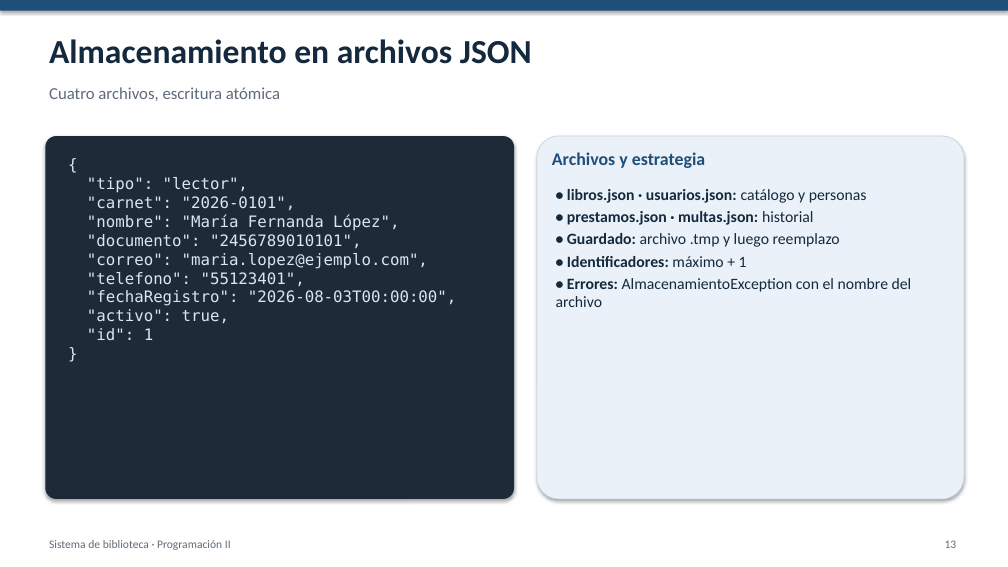
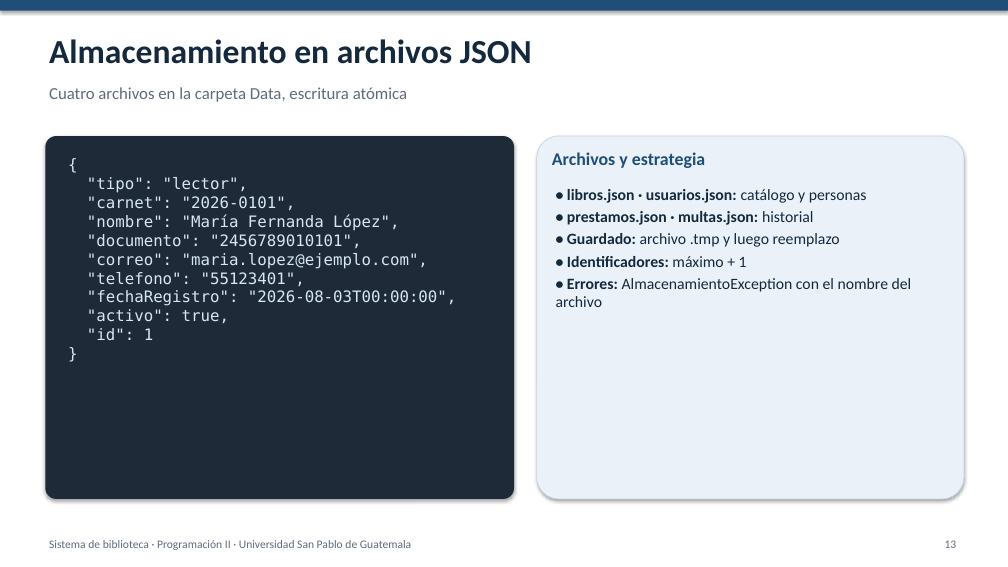
Before and after one commit to USPG-Angels-Workspace/sistema-biblioteca, a slide deck: slide 13 of docs/Presentacion.pptx. Drawn at 1008x567 pixels with LibreOffice and Linux fonts; fonts in the diff are those of the drawing. Boxes give left, top, right and bottom in pixels: in the first picture for what was removed or moved away, otherwise in the second. Text is boxed around its words. In the diff, an @@ line names an element or a change of style, - is before the commit and + after.

```diff
--- a/docs/Presentacion.pptx
+++ b/docs/Presentacion.pptx
@@ text at (49, 87, 407, 102): text changed @@
-Cuatro archivos, escritura atómica
+Cuatro archivos en la carpeta Data, escritura atómica
@@ text at (49, 540, 411, 550): text changed @@
-Sistema de biblioteca · Programación II
+Sistema de biblioteca · Programación II · Universidad San Pablo de Guatemala
```
Also in this commit, not shown: 15 other slides changed, 2 slides added, 2 slides removed.
